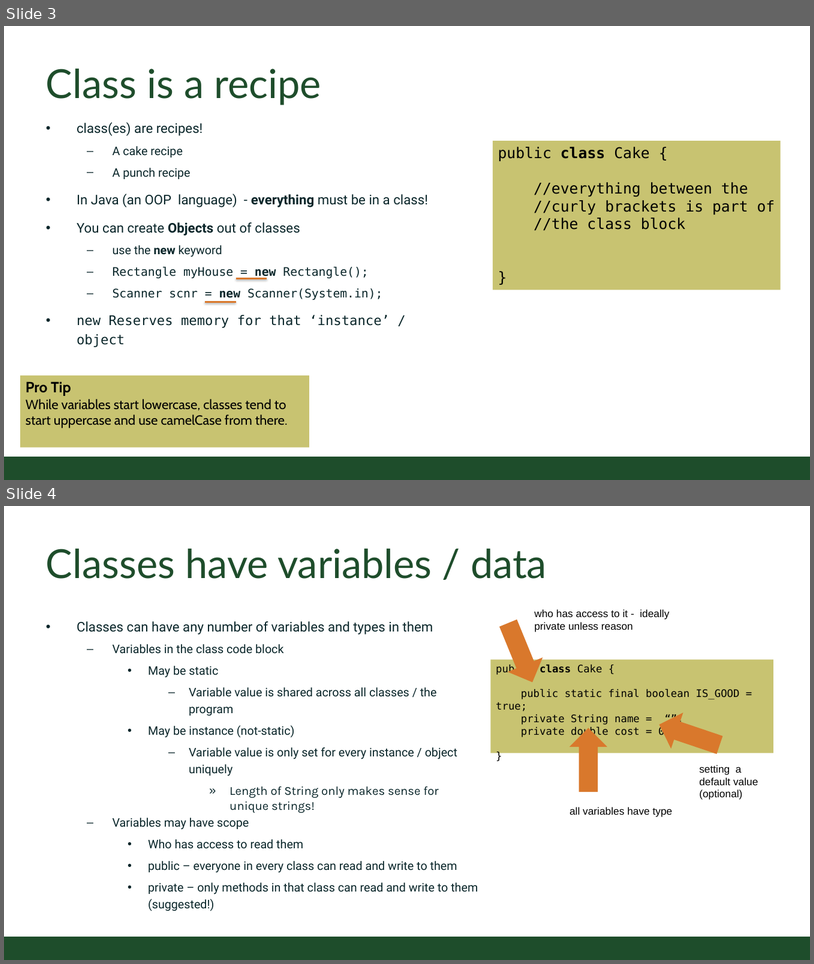
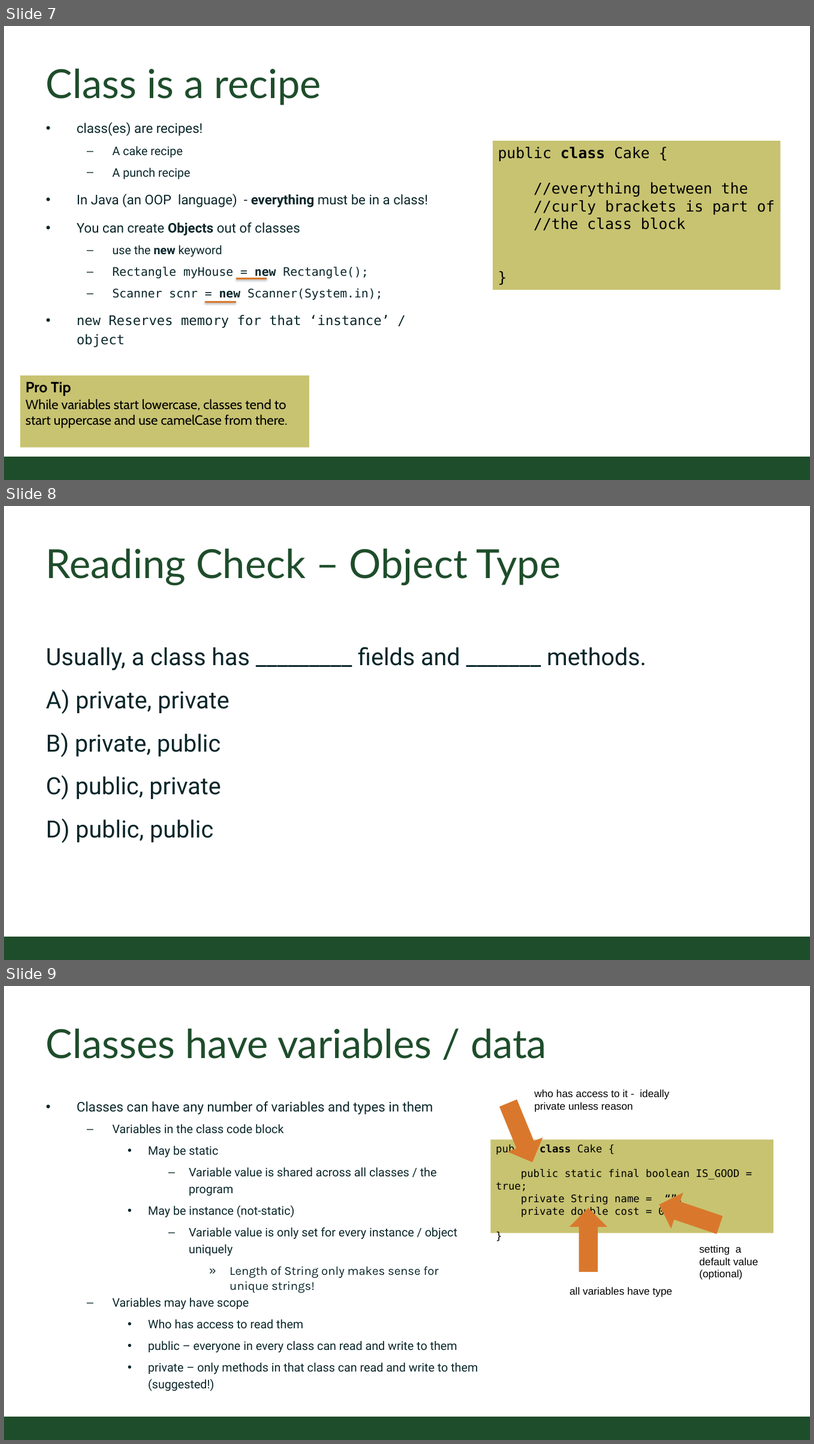
Before and after one commit to CSU-CompSci-CS163-4/Handouts, a slide deck: slides/On-Campus/05_02_Classes.pptx. Shown one above the other, each under a label of ours: slides 3 and 4 before the commit, slides 7, 8 and 9 after it. The pictures are 814x964 and 814x1444 pixels, drawn with LibreOffice and Linux fonts; fonts in the diff are those of the drawing; background and template pictures are left out. Boxes give left, top, right and bottom in pixels: in the first picture for what was removed or moved away, otherwise in the second. Text is boxed around its words. In the diff, an @@ line names an element or a change of style, - is before the commit and + after.

Commit message:
added slides on P2, also removed the required .iml to prevent class between different devs

```diff
--- a/slides/On-Campus/05_02_Classes.pptx
+++ b/slides/On-Campus/05_02_Classes.pptx
@@ slide 8 added at (x1=4, y1=506, x2=810, y2=960), background #FFFFFF; not listed: 1 template element that a slide beside it also shows @@
@@ title added at (x1=46, y1=549, x2=561, y2=585), 54 pt, text #1E4D2B @@
+Reading Check – Object Type
@@ text added at (x1=46, y1=647, x2=647, y2=843), 32 pt, text #092529 @@
+Usually, a class has _________ fields and _______ methods.
+A) private, private
+B) private, public
+C) public, private
+D) public, public
@@ what was slide 3 is now slide 7 @@
@@ what was slide 4 is now slide 9 @@
```
Also in this commit, not shown: 2 slides changed, 7 other slides added.
